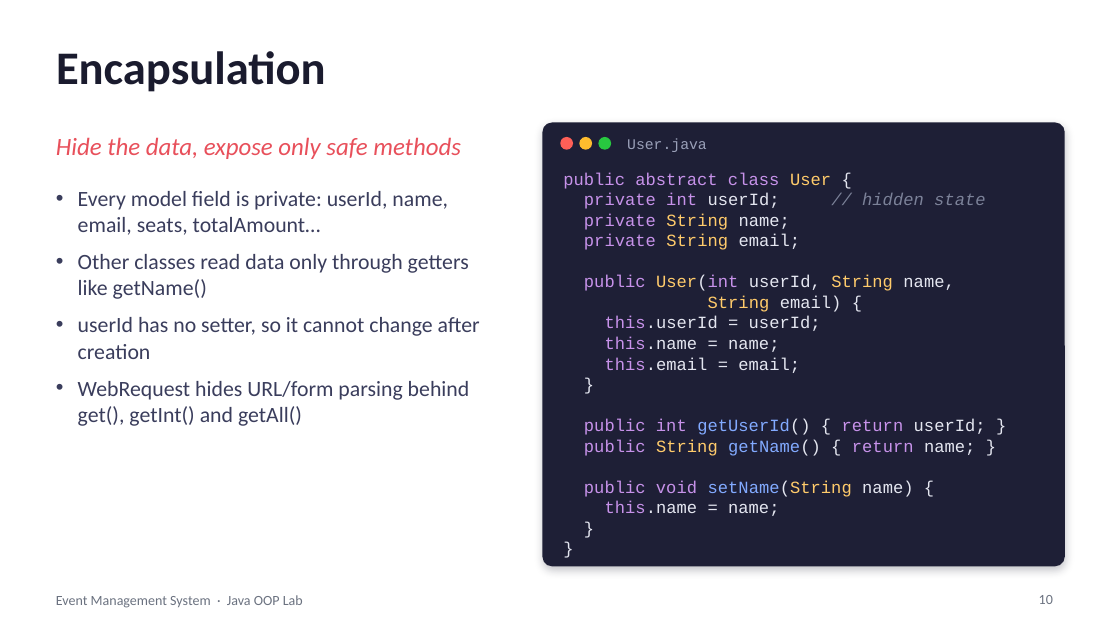
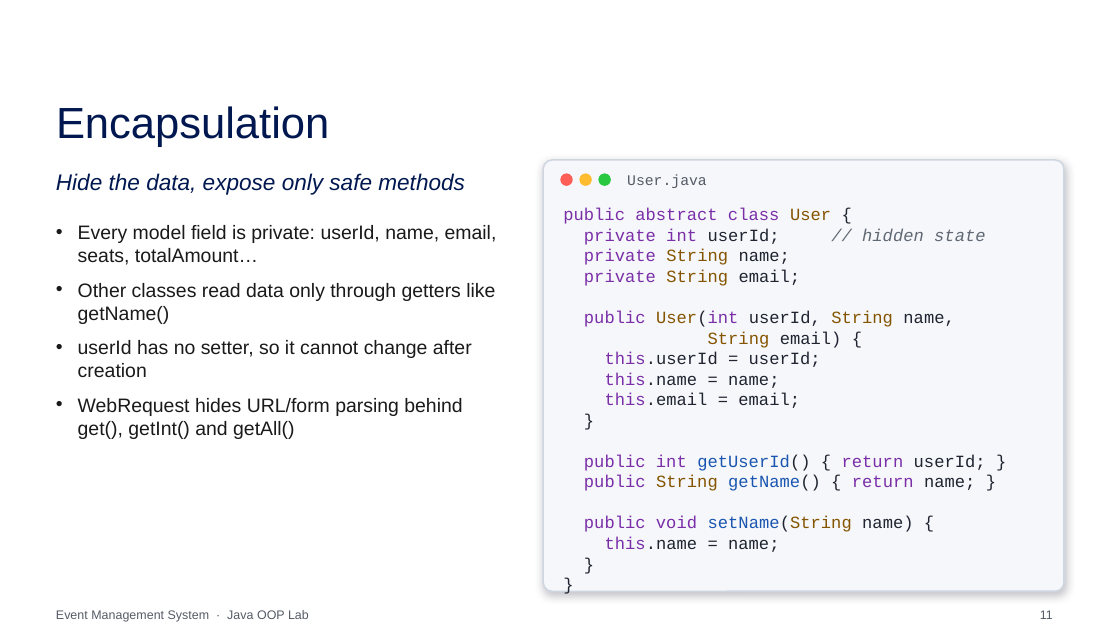
Before and after one commit to SuyashAnupam/Event-Mangement-Platform, a slide deck: slide 11 of Event_Management_System_OOP.pptx (slide 10 before the commit). Drawn at 1120x630 pixels with LibreOffice and Linux fonts; fonts in the diff are those of the drawing; background and template pictures are left out. Boxes give left, top, right and bottom in pixels: in the first picture for what was removed or moved away, otherwise in the second. Text is boxed around its words. In the diff, an @@ line names an element or a change of style, - is before the commit and + after.

```diff
--- a/Event_Management_System_OOP.pptx
+++ b/Event_Management_System_OOP.pptx
@@ title "Encapsulation": place and size @@
-title "Encapsulation" at box(56, 51, 326, 92)
+title "Encapsulation" at box(56, 106, 329, 147)
@@ title "Encapsulation" at box(56, 106, 329, 147): size 30 to 28 pt, font Calibri to Arial, text colour #1A1B2E to #00174F, bold off @@
@@ text "Hide the data, expose only ..." at box(56, 173, 465, 195): size 16 to 14.5 pt, font Calibri to Arial, text colour #E8505B to #00174F @@
@@ rounded rectangle: place and size @@
-rounded rectangle at box(543, 123, 1064, 566)
+rounded rectangle at box(543, 160, 1064, 591)
@@ rounded rectangle at box(543, 160, 1064, 591): fill #1E1F36 to #F5F7FA; outline #1E1F36 1 pt to #D0D6E0 1 pt @@
@@ 3 ellipses, 2 texts: place and size @@
-3 ellipses, 2 texts at box(56, 137, 707, 159)
+3 ellipses, 2 texts at box(56, 173, 707, 195)
@@ text "User.java" at box(627, 174, 707, 188): text colour #9AA0B8 to #555B66 @@
@@ text "public abstract class User {": place and size @@
-text "public abstract class User {" at box(563, 172, 986, 516)
+text "public abstract class User {" at box(563, 208, 986, 552)
@@ text "public abstract class User {" at box(563, 208, 986, 552): text colour #C792EA to #7A2EA8 in "public abstract class", "private int", "private", "private" and 8 more places; text colour #FFCB6B to #855400 in "User", "String", "String", "User(int String" and 3 more places; text colour #E4E6F0 to #1F2430 in "{", "userId;", "name;", "email;" and 12 more places; text colour #7C8299 to #5F6873 in "// hidden state"; text colour #82AAFF to #1A56B0 in "getUserId()", "getName()", "setName(String" @@
@@ text "Every model field is private: ...": place and size @@
-text "Every model field is private: ..." at box(78, 191, 480, 426)
+text "Every model field is private: ..." at box(78, 225, 497, 439)
@@ text "Every model field is private: ..." at box(78, 225, 497, 439): size 14 to 12.5 pt, font Calibri to Arial, text colour #3A3D5C to #1A1A1A @@
@@ text "Event Management System · Java ...": place and size @@
-text "Event Management System · Java ..." at box(56, 595, 303, 608)
+text "Event Management System · Java ..." at box(56, 610, 309, 622)
@@ text "Event Management System · Java ..." at box(56, 610, 309, 622): size 9 to 8 pt, font Calibri to Arial, text colour #6B7280 to #555B66 @@
@@ page number at box(1040, 610, 1053, 619): text changed; size 9 to 8 pt; font Calibri to Arial; text colour #6B7280 to #555B66 @@
-10
+11
```
Also in this commit, not shown: 26 other slides changed, 2 slides added, 1 slide removed.
